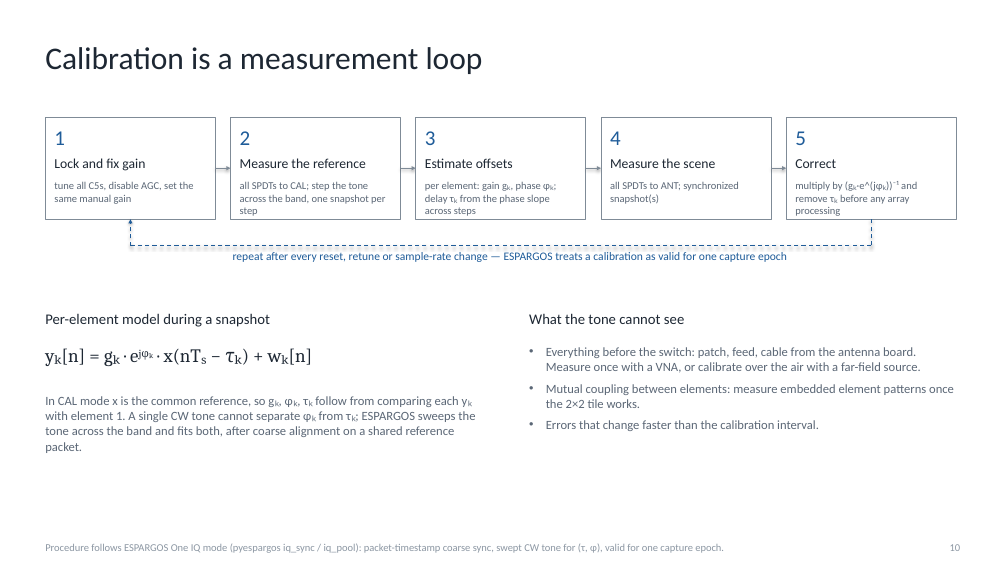
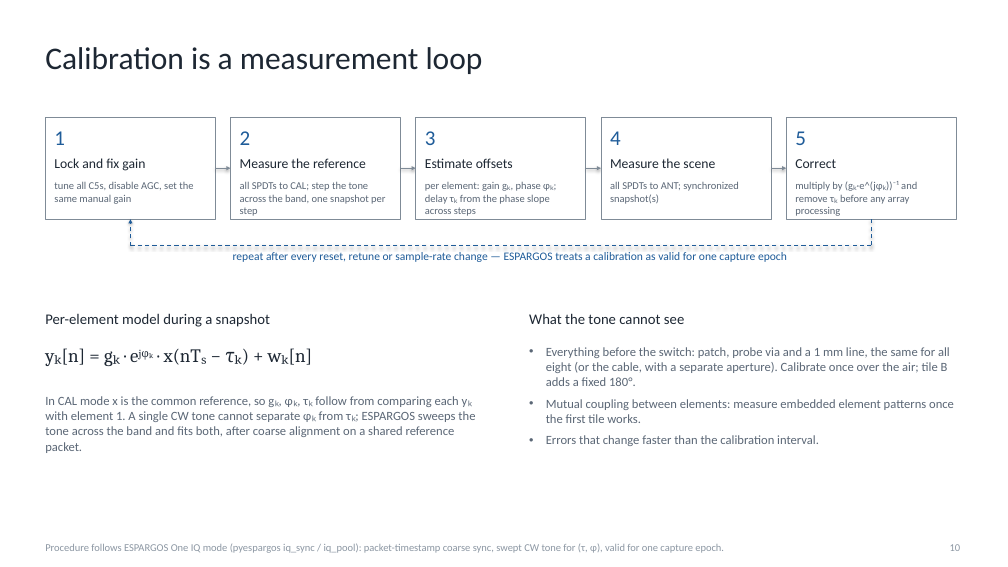
Before and after one commit to Seguar/seguar.github.io, a slide deck: slide 10 of esp32-c5-phased-array/deck/esp32_c5_phased_array_2x8_tiles.pptx. Drawn at 1008x567 pixels with LibreOffice and Linux fonts; fonts in the diff are those of the drawing. Boxes give left, top, right and bottom in pixels: in the first picture for what was removed or moved away, otherwise in the second. Text is boxed around its words. In the diff, an @@ line names an element or a change of style, - is before the commit and + after.

```diff
--- a/esp32-c5-phased-array/deck/esp32_c5_phased_array_2x8_tiles.pptx
+++ b/esp32-c5-phased-array/deck/esp32_c5_phased_array_2x8_tiles.pptx
@@ text at (546, 347, 954, 423): text changed @@
-• Everything before the switch: patch, feed, cable from the antenna board. Measure once with a VNA, or calibrate over the air with a far-field source.
-• Mutual coupling between elements: measure embedded element patterns once the 2×2 tile works.
+• Everything before the switch: patch, probe via and a 1 mm line, the same for all eight (or the cable, with a separate aperture). Calibrate once over the air; tile B adds a fixed 180°.
+• Mutual coupling between elements: measure embedded element patterns once the first tile works.
```
Also in this commit, not shown: 8 other slides changed, 14 other files.
